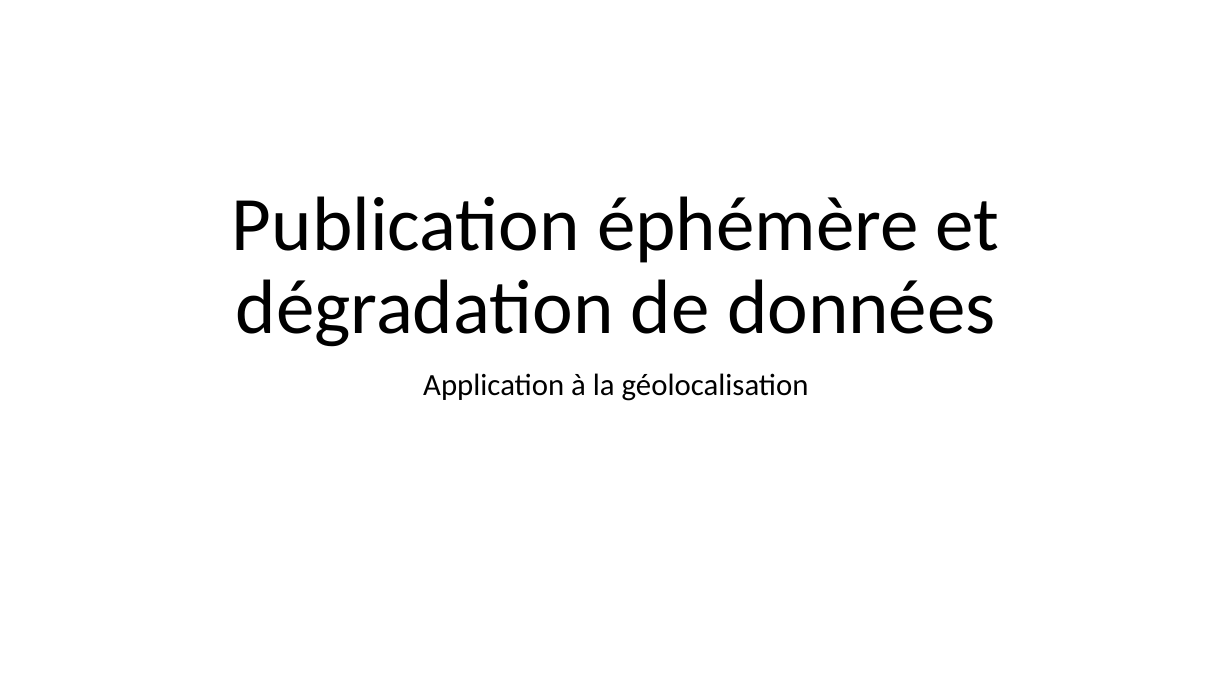
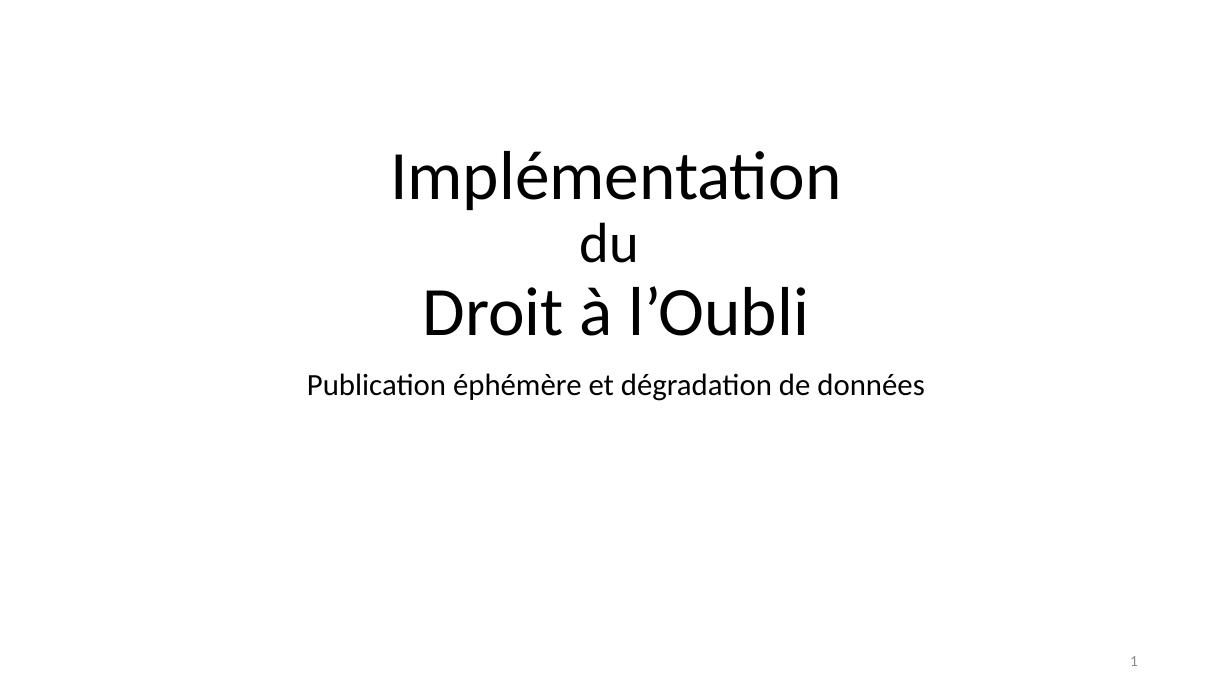
Before and after one commit to ioniATX/DHT_oblivion, a slide deck: slide 1 of présentation.pptx. Drawn at 1232x693 pixels with LibreOffice and Linux fonts; fonts in the diff are those of the drawing. Boxes give left, top, right and bottom in pixels: in the first picture for what was removed or moved away, otherwise in the second. Text is boxed around its words. In the diff, an @@ line names an element or a change of style, - is before the commit and + after.

```diff
--- a/présentation.pptx
+++ b/présentation.pptx
@@ title at bbox=[390, 151, 841, 336]: text changed; size 60 to 54 pt @@
-Publication éphémère et dégradation de données
+Implémentation
+du
+Droit à l’Oubli
@@ subtitle at bbox=[307, 373, 924, 401]: text changed @@
-Application à la géolocalisation
+Publication éphémère et dégradation de données
@@ page number added at bbox=[1130, 656, 1138, 666], 12 pt, text #8C8C8C @@
+1
```
Also in this commit, not shown: 9 other slides changed, 8 slides added, 9 slides removed, 1 other file.
